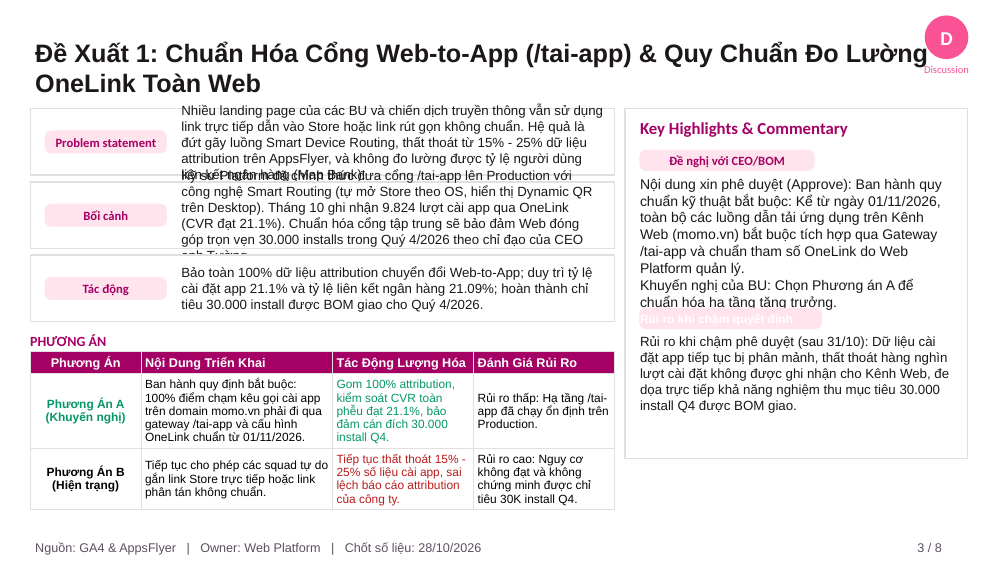
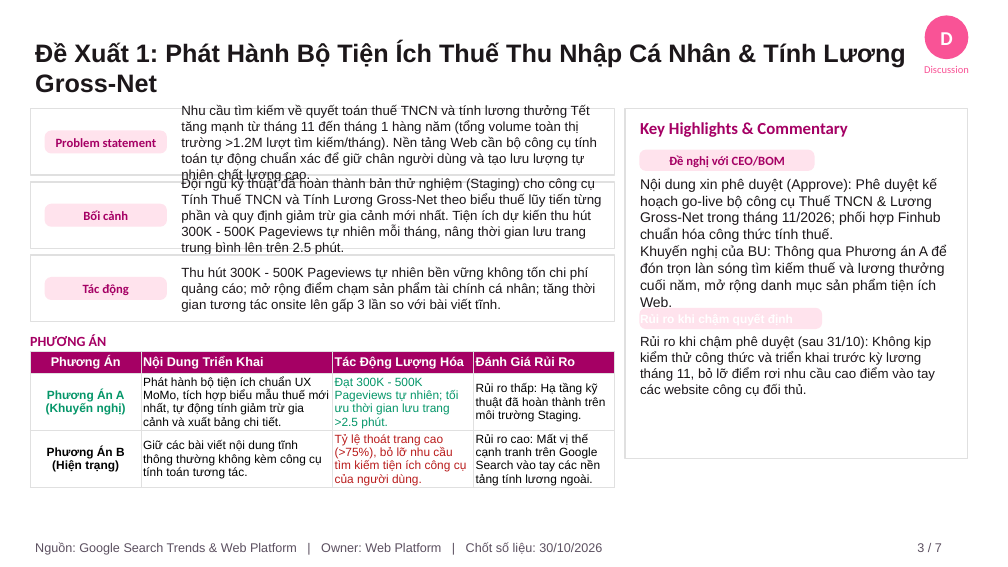
Before and after one commit to vanhien26/hienho-knowledgebase, a slide deck: slide 3 of 07_REPORTS/docs/presentations/Web_Platform_Thang_10_2026_Monthly_Report.pptx. Drawn at 1008x567 pixels with LibreOffice and Linux fonts; fonts in the diff are those of the drawing. Boxes give left, top, right and bottom in pixels: in the first picture for what was removed or moved away, otherwise in the second. Text is boxed around its words. In the diff, an @@ line names an element or a change of style, - is before the commit and + after.

```diff
--- a/07_REPORTS/docs/presentations/Web_Platform_Thang_10_2026_Monthly_Report.pptx
+++ b/07_REPORTS/docs/presentations/Web_Platform_Thang_10_2026_Monthly_Report.pptx
@@ text at bbox=[35, 42, 905, 93]: text changed @@
-Đề Xuất 1: Chuẩn Hóa Cổng Web-to-App (/tai-app) & Quy Chuẩn Đo Lường OneLink Toàn Web
+Đề Xuất 1: Phát Hành Bộ Tiện Ích Thuế Thu Nhập Cá Nhân & Tính Lương Gross-Net
@@ text at bbox=[181, 104, 597, 182]: text changed @@
-Nhiều landing page của các BU và chiến dịch truyền thông vẫn sử dụng link trực tiếp dẫn vào Store hoặc link rút gọn không chuẩn. Hệ quả là đứt gãy luồng Smart Device Routing, thất thoát từ 15% - 25% dữ liệu attribution trên AppsFlyer, và không đo lường được tỷ lệ người dùng liên kết ngân hàng (Map Bank).
+Nhu cầu tìm kiếm về quyết toán thuế TNCN và tính lương thưởng Tết tăng mạnh từ tháng 11 đến tháng 1 hàng năm (tổng volume toàn thị trường >1.2M lượt tìm kiếm/tháng). Nền tảng Web cần bộ công cụ tính toán tự động chuẩn xác để giữ chân người dùng và tạo lưu lượng tự nhiên chất lượng cao.
@@ text at bbox=[181, 178, 601, 254]: text changed @@
-Kỹ sư Platform đã chính thức đưa cổng /tai-app lên Production với công nghệ Smart Routing (tự mở Store theo OS, hiển thị Dynamic QR trên Desktop). Tháng 10 ghi nhận 9.824 lượt cài app qua OneLink (CVR đạt 21.1%). Chuẩn hóa cổng tập trung sẽ bảo đảm Web đóng góp trọn vẹn 30.000 installs trong Quý 4/2026 theo chỉ đạo của CEO anh Tường.
+Đội ngũ kỹ thuật đã hoàn thành bản thử nghiệm (Staging) cho công cụ Tính Thuế TNCN và Tính Lương Gross-Net theo biểu thuế lũy tiến từng phần và quy định giảm trừ gia cảnh mới nhất. Tiện ích dự kiến thu hút 300K - 500K Pageviews tự nhiên mỗi tháng, nâng thời gian lưu trang trung bình lên trên 2.5 phút.
@@ text at bbox=[640, 178, 947, 307]: text changed @@
-Nội dung xin phê duyệt (Approve): Ban hành quy chuẩn kỹ thuật bắt buộc: Kể từ ngày 01/11/2026, toàn bộ các luồng dẫn tải ứng dụng trên Kênh Web (momo.vn) bắt buộc tích hợp qua Gateway /tai-app và chuẩn tham số OneLink do Web Platform quản lý.
-Khuyến nghị của BU: Chọn Phương án A để chuẩn hóa hạ tầng tăng trưởng.
+Nội dung xin phê duyệt (Approve): Phê duyệt kế hoạch go-live bộ công cụ Thuế TNCN & Lương Gross-Net trong tháng 11/2026; phối hợp Finhub chuẩn hóa công thức tính thuế.
+Khuyến nghị của BU: Thông qua Phương án A để đón trọn làn sóng tìm kiếm thuế và lương thưởng cuối năm, mở rộng danh mục sản phẩm tiện ích Web.
@@ text at bbox=[181, 267, 596, 312]: text changed @@
-Bảo toàn 100% dữ liệu attribution chuyển đổi Web-to-App; duy trì tỷ lệ cài đặt app 21.1% và tỷ lệ liên kết ngân hàng 21.09%; hoàn thành chỉ tiêu 30.000 install được BOM giao cho Quý 4/2026.
+Thu hút 300K - 500K Pageviews tự nhiên bền vững không tốn chi phí quảng cáo; mở rộng điểm chạm sản phẩm tài chính cá nhân; tăng thời gian tương tác onsite lên gấp 3 lần so với bài viết tĩnh.
@@ table at bbox=[30, 352, 615, 489] @@
-row 2: Phương Án A (Khuyến nghị) | Ban hành quy định bắt buộc: 100% điểm chạm kêu gọi cài app trên domain momo.vn phải đi qua gateway /tai-app và cấu hình OneLink chuẩn từ 01/11/2026. | Gom 100% attribution, kiểm soát CVR toàn phễu đạt 21.1%, bảo đảm cán đích 30.000 install Q4. | Rủi ro thấp: Hạ tầng /tai-app đã chạy ổn định trên Production.
+row 2: Phương Án A (Khuyến nghị) | Phát hành bộ tiện ích chuẩn UX MoMo, tích hợp biểu mẫu thuế mới nhất, tự động tính giảm trừ gia cảnh và xuất bảng chi tiết. | Đạt 300K - 500K Pageviews tự nhiên; tối ưu thời gian lưu trang >2.5 phút. | Rủi ro thấp: Hạ tầng kỹ thuật đã hoàn thành trên môi trường Staging.
-row 3: Phương Án B (Hiện trạng) | Tiếp tục cho phép các squad tự do gắn link Store trực tiếp hoặc link phân tán không chuẩn. | Tiếp tục thất thoát 15% - 25% số liệu cài app, sai lệch báo cáo attribution của công ty. | Rủi ro cao: Nguy cơ không đạt và không chứng minh được chỉ tiêu 30K install Q4.
+row 3: Phương Án B (Hiện trạng) | Giữ các bài viết nội dung tĩnh thông thường không kèm công cụ tính toán tương tác. | Tỷ lệ thoát trang cao (>75%), bỏ lỡ nhu cầu tìm kiếm tiện ích công cụ của người dùng. | Rủi ro cao: Mất vị thế cạnh tranh trên Google Search vào tay các nền tảng tính lương ngoài.
@@ text at bbox=[640, 336, 935, 397]: text changed @@
-Rủi ro khi chậm phê duyệt (sau 31/10): Dữ liệu cài đặt app tiếp tục bị phân mảnh, thất thoát hàng nghìn lượt cài đặt không được ghi nhận cho Kênh Web, đe dọa trực tiếp khả năng nghiệm thu mục tiêu 30.000 install Q4 được BOM giao.
+Rủi ro khi chậm phê duyệt (sau 31/10): Không kịp kiểm thử công thức và triển khai trước kỳ lương tháng 11, bỏ lỡ điểm rơi nhu cầu cao điểm vào tay các website công cụ đối thủ.
@@ text at bbox=[35, 542, 602, 555]: text changed @@
-Nguồn: GA4 & AppsFlyer | Owner: Web Platform | Chốt số liệu: 28/10/2026
+Nguồn: Google Search Trends & Web Platform | Owner: Web Platform | Chốt số liệu: 30/10/2026
@@ text at bbox=[917, 543, 942, 552]: text changed @@
-3 / 8
+3 / 7
```
Also in this commit, not shown: 6 other slides changed, 1 slide removed, 5 other files.
